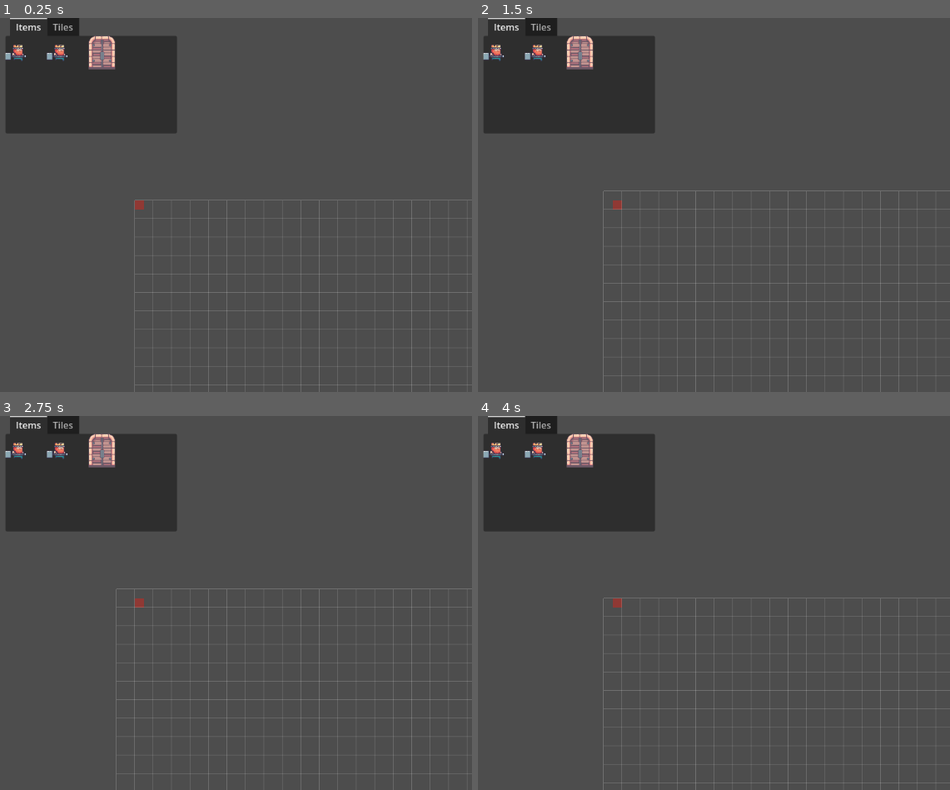
Above: before the commit, frames 1-4 (two rows, left to right).
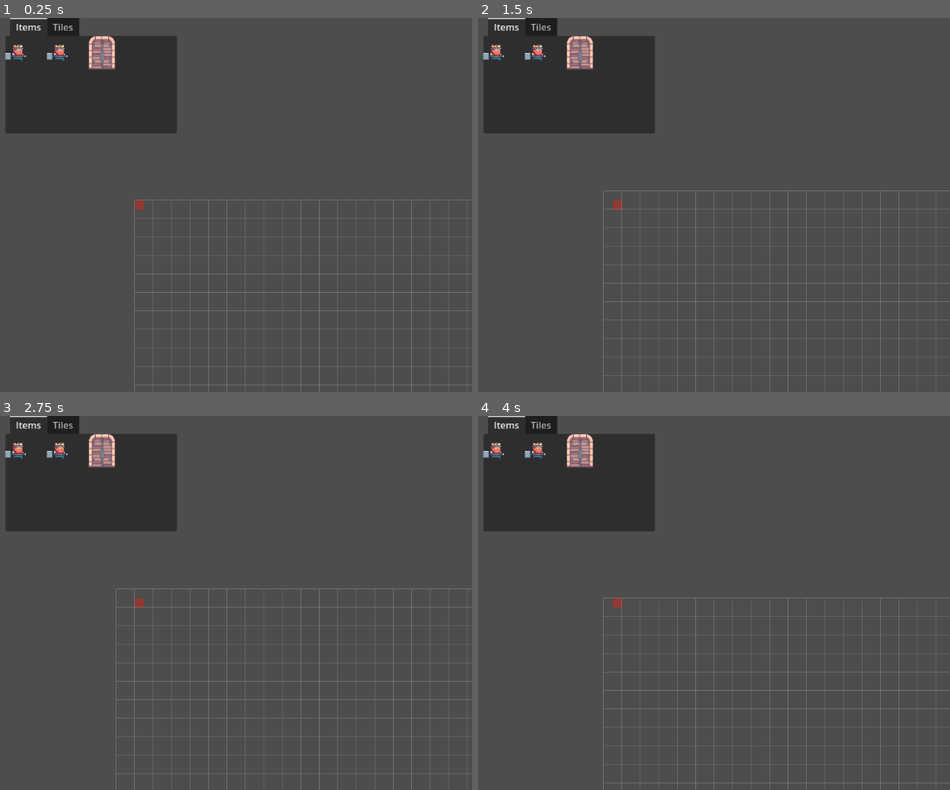
Above: after the commit, the same moments.

Repository: rickvl05/uva-pswe-D
Game: Godot game, scene res://scenes/main.tscn
Same seed, same stepped clock (60 frames per second), same inputs: the game is played once before the commit and once after it.
Inputs (mouse positions are in pixels of both pictures, inside the frame that each line leads up to):
- Up to frame 1 (0.25 s): no input
- Up to frame 2 (1.5 s): tap Enter (ui_accept) at 0.5, 0.77, 0.8, 1.07, 1.25, 1.35 s; move the mouse to (501, 51) at 0.52 s; hold Right (ui_right) 0.53-1.28 s; tap X (place) at 0.6 s; click (501, 51) at 0.67 s; move the mouse to (544, 51) at 1.27 s; hold Down (ui_down) from 1.28 s (still down); click (544, 51) at 1.42 s
- Up to frame 3 (2.75 s): tap Enter (ui_accept) at 1.52, 1.82, 2, 2.3 s; tap X (place) at 1.55, 2.1 s; move the mouse to (103, 449) at 2.02 s; release Down (ui_down) at 2.03 s; hold Right (ui_right) from 2.03 s (still down); click (103, 449) at 2.17 s
- Up to frame 4 (4 s): tap Enter (ui_accept) at 2.75, 3.02, 3.32, 3.5, 3.6, 3.77 s; move the mouse to (581, 449) at 2.77 s; release Right (ui_right) at 2.78 s; hold Up (ui_up) 2.78-3.53 s; tap X (place) at 2.85 s; click (581, 449) at 2.92 s; move the mouse to (817, 659) at 3.52 s; hold Left (ui_left) from 3.53 s (still down); click (817, 659) at 3.67 s

The runs differ from the first frame. In frame 1, 0.2% of the frame differs, in the area x 18-25%, y 6-14%; in frame 2, 0.2%; in frame 3, 0.2%; in frame 4, 0.2%.

Commit message:
item placing works

Diff:
--- a/TileMapEditor/scenes/item_select.tscn
+++ b/TileMapEditor/scenes/item_select.tscn
@@ -33,18 +33,12 @@
 layout_mode = 2
 expand_mode = 2
 stretch_mode = 3
-this_scene = null
 
 [node name="item_king3" parent="menu_tab/Items/ScrollContainer/VBoxContainer/HBoxContainer" instance=ExtResource("2_7liiy")]
 layout_mode = 2
-this_scene = null
 
 [node name="item_door" parent="menu_tab/Items/ScrollContainer/VBoxContainer/HBoxContainer" instance=ExtResource("3_cuc04")]
 layout_mode = 2
-this_scene = null
-
-[node name="item_door" parent="menu_tab/Items/ScrollContainer/VBoxContainer/HBoxContainer/item_door" instance=ExtResource("3_cuc04")]
-this_scene = null
 
 [node name="Tiles" type="TabBar" parent="menu_tab"]
 visible = false
--- a/TileMapEditor/scripts/Editor_Object.gd
+++ b/TileMapEditor/scripts/Editor_Object.gd
@@ -3,7 +3,7 @@
 var can_place: bool = true
 var is_panning: bool = false
 
-@onready var level: Node = get_node("/root/main/world")
+@onready var level: Node = get_node("/root/main/World")
 @onready var editor: Node2D = get_node("/root/main/cam_container")
 @onready var editor_cam: Camera2D = editor.get_node("Camera2D")
 
@@ -21,6 +21,7 @@
 var previous_item = null
 
 func _ready() -> void:
+	print("level=",level)
 	pass
 
 func _process(_delta: float) -> void:
@@ -97,8 +98,15 @@
 		print("selected item ", item)
 		if item.has_method("get"):
 			var scene = item.get("this_scene")
+			print("Scene is:", scene)
 			if scene:
-				var new_item: Node2D = scene.instance() as Node2D
+				current_item = scene  # Update the current_item here
+				print("Updated current_item to: ", current_item)
+
+				# Only add item to the level for preview purposes, if desired
+				var new_item: Node2D = scene.instantiate() as Node2D
+				print(new_item)
+				print(level)
 				level.add_child(new_item)
 				new_item.global_position = Vector2(0, 0) # Set a default position or any desired position
 
@@ -109,30 +117,3 @@
 func remove_tile():
 	var mousepos = tile_map.world_to_map(get_global_mouse_position())
 	tile_map.set_cell(0, Vector2i(mousepos.x, mousepos.y), -1)
-
-#func move_editor() -> void:
-	#var move_vector: Vector2 = Vector2.ZERO
-	#if Input.is_action_pressed("ui_up"):
-		#move_vector.y -= cam_spd
-	#if Input.is_action_pressed("ui_left"):
-		#move_vector.x -= cam_spd
-	#if Input.is_action_pressed("ui_down"):
-		#move_vector.y += cam_spd
-	#if Input.is_action_pressed("ui_right"):
-		#move_vector.x += cam_spd
-#
-	#editor.global_position += move_vector * get_process_delta_time()
-
-#func _unhandled_input(event: InputEvent) -> void:
-	#if event is InputEventMouseButton and event.is_pressed():
-		#if event.button_index == MOUSE_BUTTON_WHEEL_UP:
-			#editor_cam.zoom -= Vector2(0.1, 0.1)
-		#elif event.button_index == MOUSE_BUTTON_WHEEL_DOWN:
-			#editor_cam.zoom += Vector2(0.1, 0.1)
-		#
-		## Clamp the zoom level to be within min_zoom and max_zoom
-		#editor_cam.zoom.x = clamp(editor_cam.zoom.x, min_zoom, max_zoom)
-		#editor_cam.zoom.y = clamp(editor_cam.zoom.y, min_zoom, max_zoom)
-	#if event is InputEventMouseMotion:
-		#if is_panning:
-			#editor.global_position -= event.relative * editor_cam.zoom
--- a/TileMapEditor/scripts/item_texture.gd
+++ b/TileMapEditor/scripts/item_texture.gd
@@ -1,27 +1,18 @@
 extends TextureRect
 
-@export var this_scene:PackedScene
-#@onready var object_cursor := get_node("/root/main/Editor_Object")
-#@onready var cursor_sprite := object_cursor.get_node("Sprite")
-
-@export var tile:bool = false
+@export var this_scene: PackedScene
+@export var tile: bool = false
 @export var tile_id = 0
-
 
 func _ready():
 	self.connect("gui_input", Callable(self, "_item_clicked"))
-	pass
 
 func _item_clicked(event):
-	if(event is InputEvent):
-		if(!tile):
-			if(event.is_action_pressed("mb_left")):
-				#object_cursor.current_item = this_scene
-				#cursor_sprite.texture = texture
+	if event is InputEvent:
+		if not tile:
+			if event.is_action_pressed("mb_left"):
 				Global.place_tile = false
 		else:
-			if(event.is_action_pressed("mb_left")):
+			if event.is_action_pressed("mb_left"):
 				Global.place_tile = true
 				Global.current_tile = tile_id
-				#cursor_sprite.texture = null
-	pass
